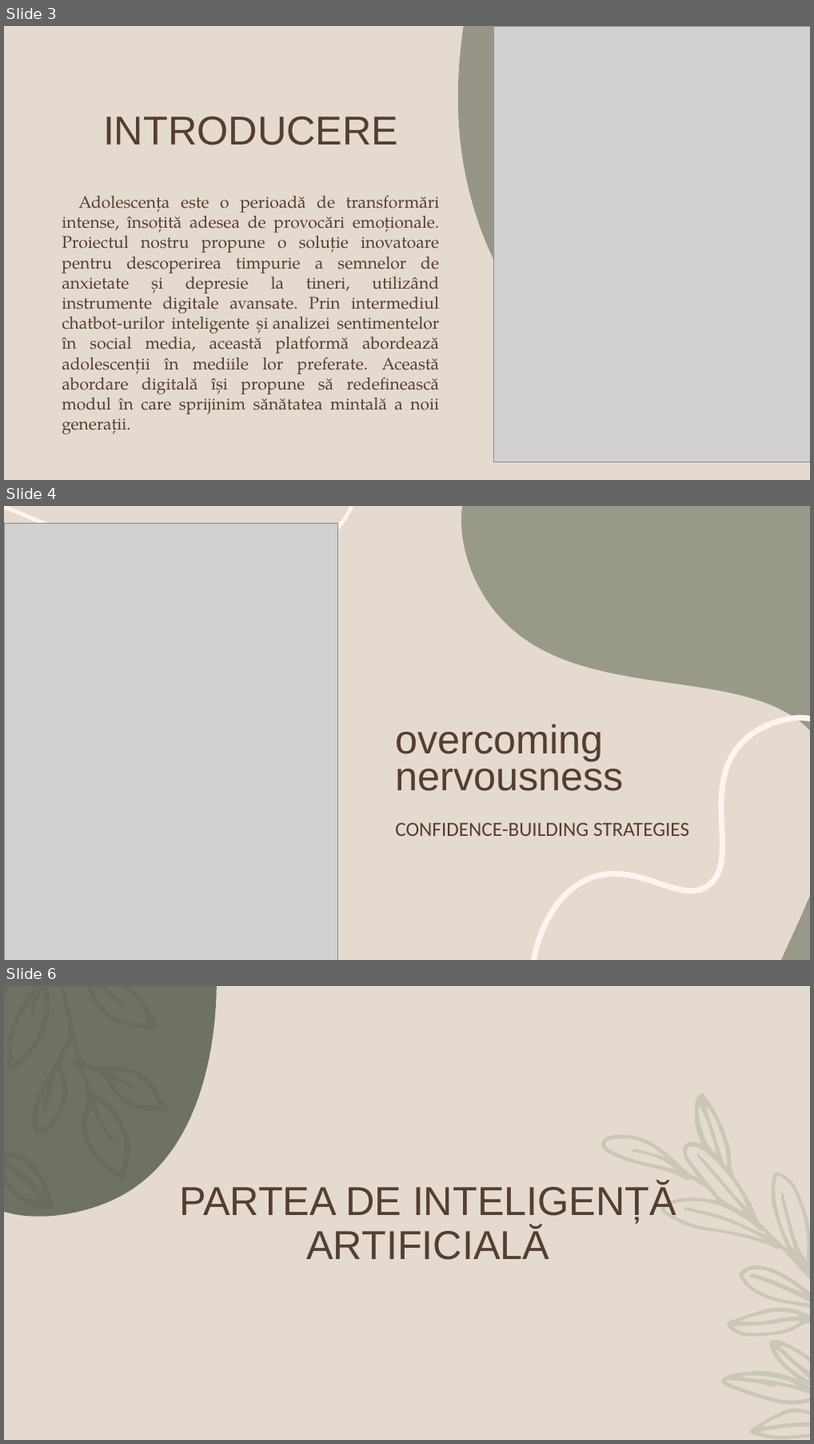
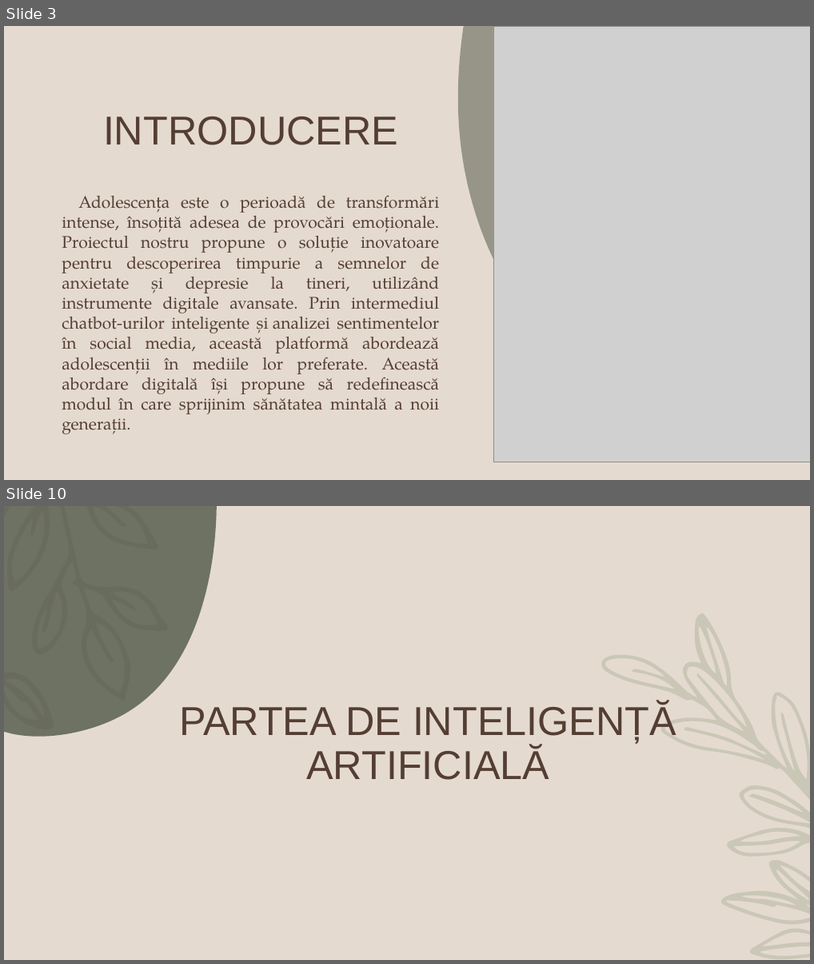
Before and after one commit to Alexandra7a/FuzzyMinds, a slide deck: docs/Teen Mental Health Presentation.pptx. Shown one above the other, each under a label of ours: slides 3, 4 and 6 before the commit, slides 3 and 10 after it; the slides between them are not shown. The pictures are 814x1444 and 814x964 pixels, drawn with LibreOffice and Linux fonts; fonts in the diff are those of the drawing; grey boxes stand for pictures; background and template pictures are left out. Boxes give left, top, right and bottom in pixels: in the first picture for what was removed or moved away, otherwise in the second. Text is boxed around its words. In the diff, an @@ line names an element or a change of style, - is before the commit and + after.

```diff
--- a/docs/Teen Mental Health Presentation.pptx
+++ b/docs/Teen Mental Health Presentation.pptx
@@ slide 4 removed at bbox=[4, 506, 810, 960], background #E5DACF @@
@@ freeform shape removed at bbox=[4, 506, 353, 582] @@
@@ picture removed at bbox=[4, 524, 338, 960] @@
@@ freeform shape removed at bbox=[462, 506, 810, 960] @@
@@ freeform shape removed at bbox=[534, 718, 810, 960] @@
@@ title removed at bbox=[395, 724, 624, 791] @@
-overcoming nervousness
@@ text removed at bbox=[395, 822, 690, 836] @@
-CONFIDENCE-BUILDING STRATEGIES
@@ what was slide 6 is now slide 10 @@
```
Also in this commit, not shown: 5 slides changed, 12 slides added, 1 other slide removed, 1 other file.
